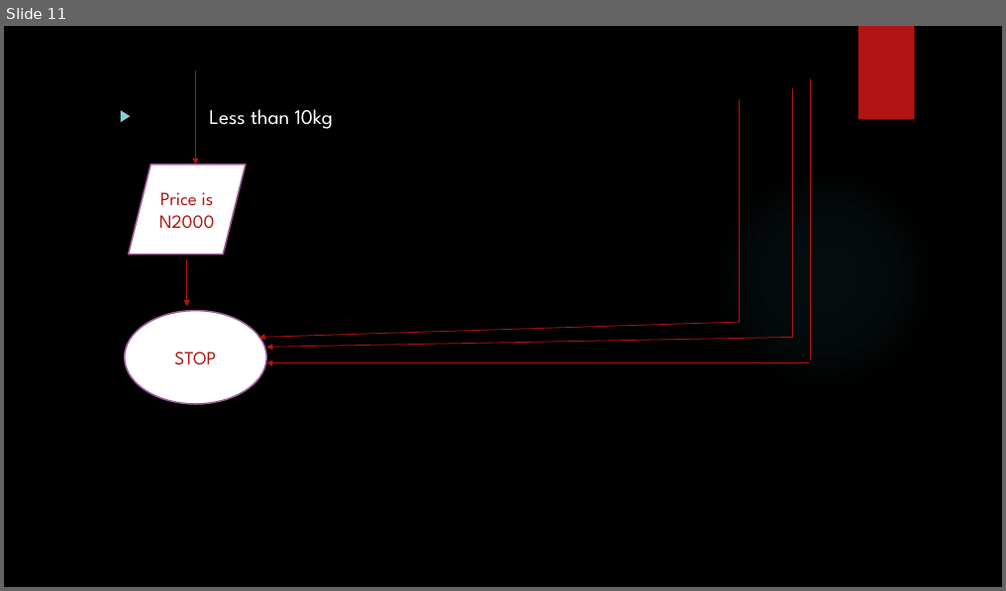
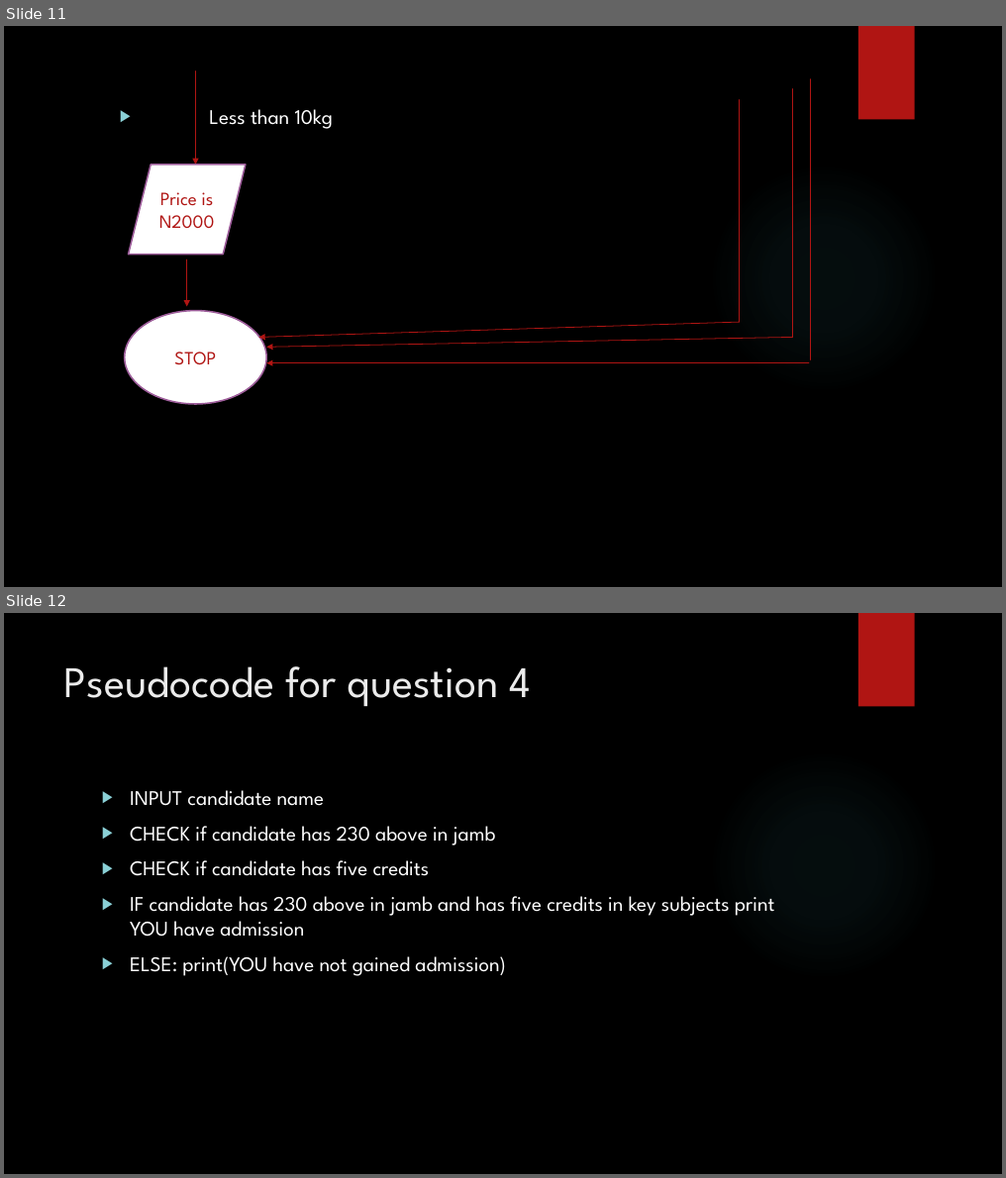
Before and after one commit to obere123/danielcsc102, a slide deck: week2classproject.pptx. Shown one above the other, each under a label of ours: slide 11 before the commit, slides 11 and 12 after it. The pictures are 1006x591 and 1006x1178 pixels, drawn with LibreOffice and Linux fonts; fonts in the diff are those of the drawing; background and template pictures are left out. Boxes give left, top, right and bottom in pixels: in the first picture for what was removed or moved away, otherwise in the second. Text is boxed around its words. In the diff, an @@ line names an element or a change of style, - is before the commit and + after.

```diff
--- a/week2classproject.pptx
+++ b/week2classproject.pptx
@@ slide 12 added at (4, 613, 1002, 1174), background picture (left out); not listed: 2 template elements that a slide beside it also shows @@
@@ title added at (64, 666, 531, 706), 42 pt, text #EBEBEB @@
+Pseudocode for question 4
@@ text added at (130, 790, 775, 976), 20 pt, text #FFFFFF @@
+▶ INPUT candidate name
+▶ CHECK if candidate has 230 above in jamb
+▶ CHECK if candidate has five credits
+▶ IF candidate has 230 above in jamb and has five credits in key subjects print YOU have admission
+▶ ELSE: print(YOU have not gained admission)
```
Also in this commit, not shown: 2 other slides added, 1 slide removed.
